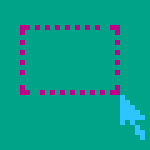
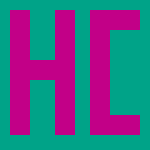
Two versions of the same layered image (150px x 150px). Layer-by-layer changes:
added layer "Camada 1" above "limiarizacao" over (10, 10, 140, 135)
hid "selecionar" over (20, 25, 145, 140)
